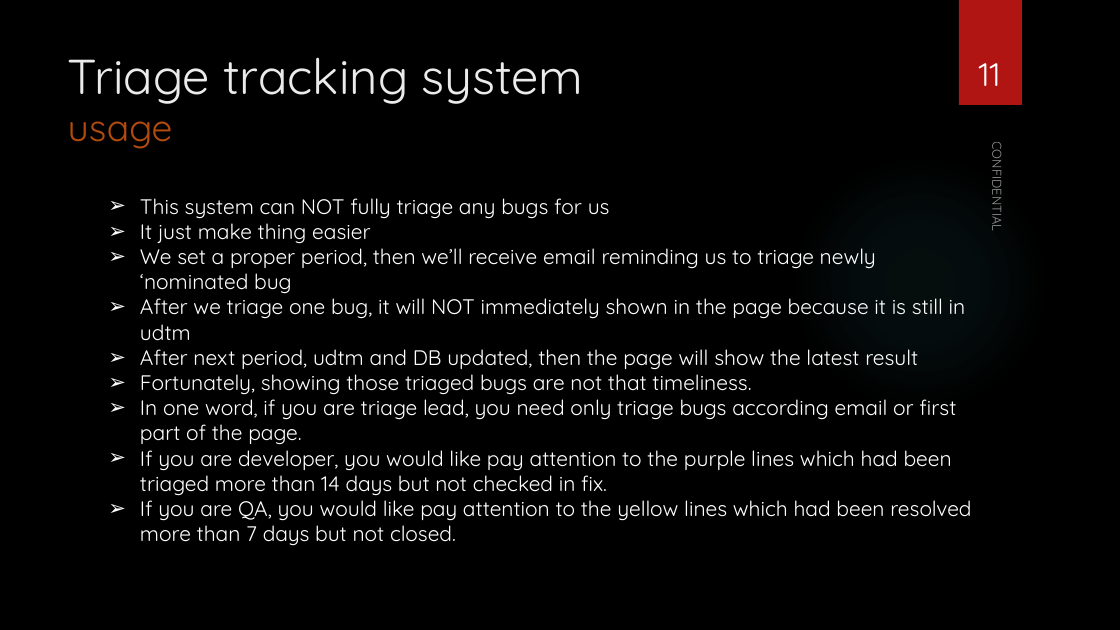
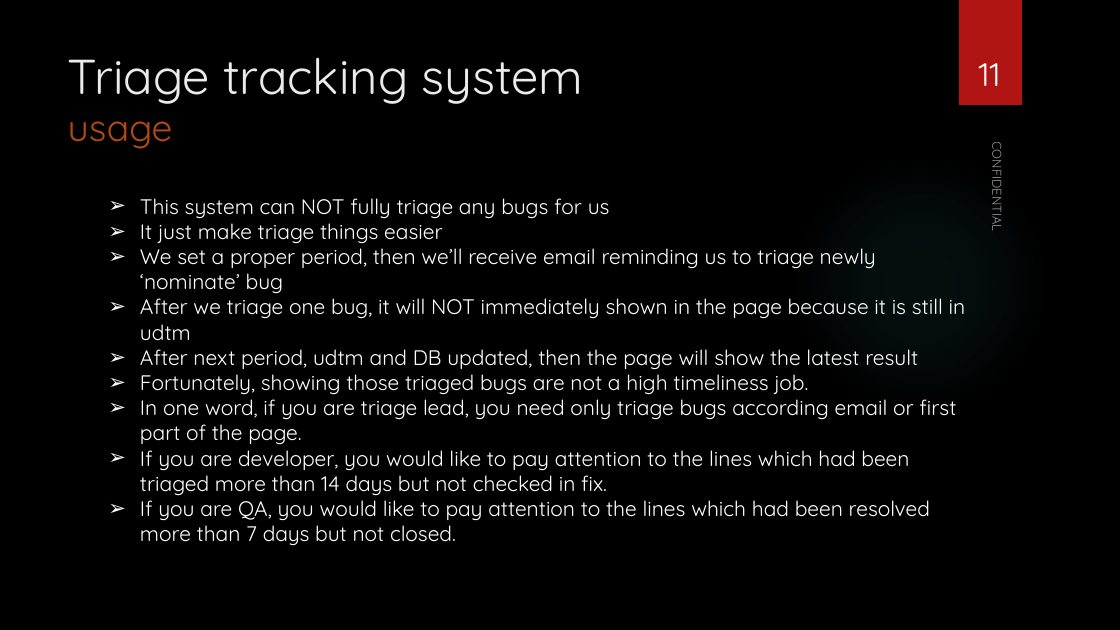
Before and after one commit to vieri1983/triage_tracking, a slide deck: slide 11 of Triage-Tracking-System.pptx. Drawn at 1120x630 pixels with LibreOffice and Linux fonts; fonts in the diff are those of the drawing; background and template pictures are left out. Boxes give left, top, right and bottom in pixels: in the first picture for what was removed or moved away, otherwise in the second. Text is boxed around its words. In the diff, an @@ line names an element or a change of style, - is before the commit and + after.

```diff
--- a/Triage-Tracking-System.pptx
+++ b/Triage-Tracking-System.pptx
@@ text at bbox=[140, 217, 876, 294]: text changed @@
-➢ It just make thing easier
-➢ We set a proper period, then we’ll receive email reminding us to triage newly ‘nominated bug
+➢ It just make triage things easier
+➢ We set a proper period, then we’ll receive email reminding us to triage newly ‘nominate’ bug
@@ text at bbox=[140, 369, 808, 395]: text changed @@
-➢ Fortunately, showing those triaged bugs are not that timeliness.
+➢ Fortunately, showing those triaged bugs are not a high timeliness job.
@@ text at bbox=[140, 444, 930, 545]: text changed @@
-➢ If you are developer, you would like pay attention to the purple lines which had been triaged more than 14 days but not checked in fix.
-➢ If you are QA, you would like pay attention to the yellow lines which had been resolved more than 7 days but not closed.
+➢ If you are developer, you would like to pay attention to the lines which had been triaged more than 14 days but not checked in fix.
+➢ If you are QA, you would like to pay attention to the lines which had been resolved more than 7 days but not closed.
```
Also in this commit, not shown: 9 other slides changed, 8 other files.
